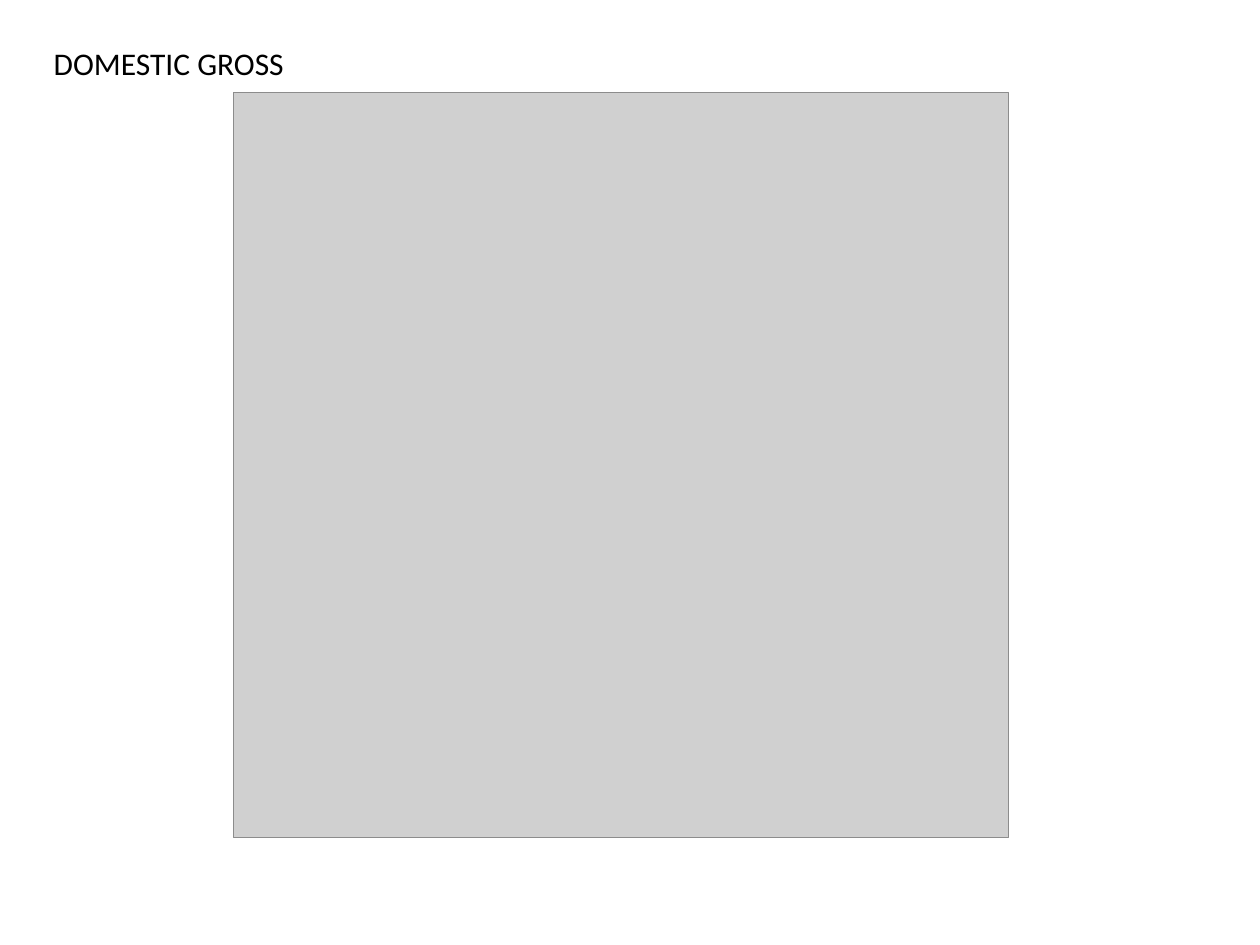
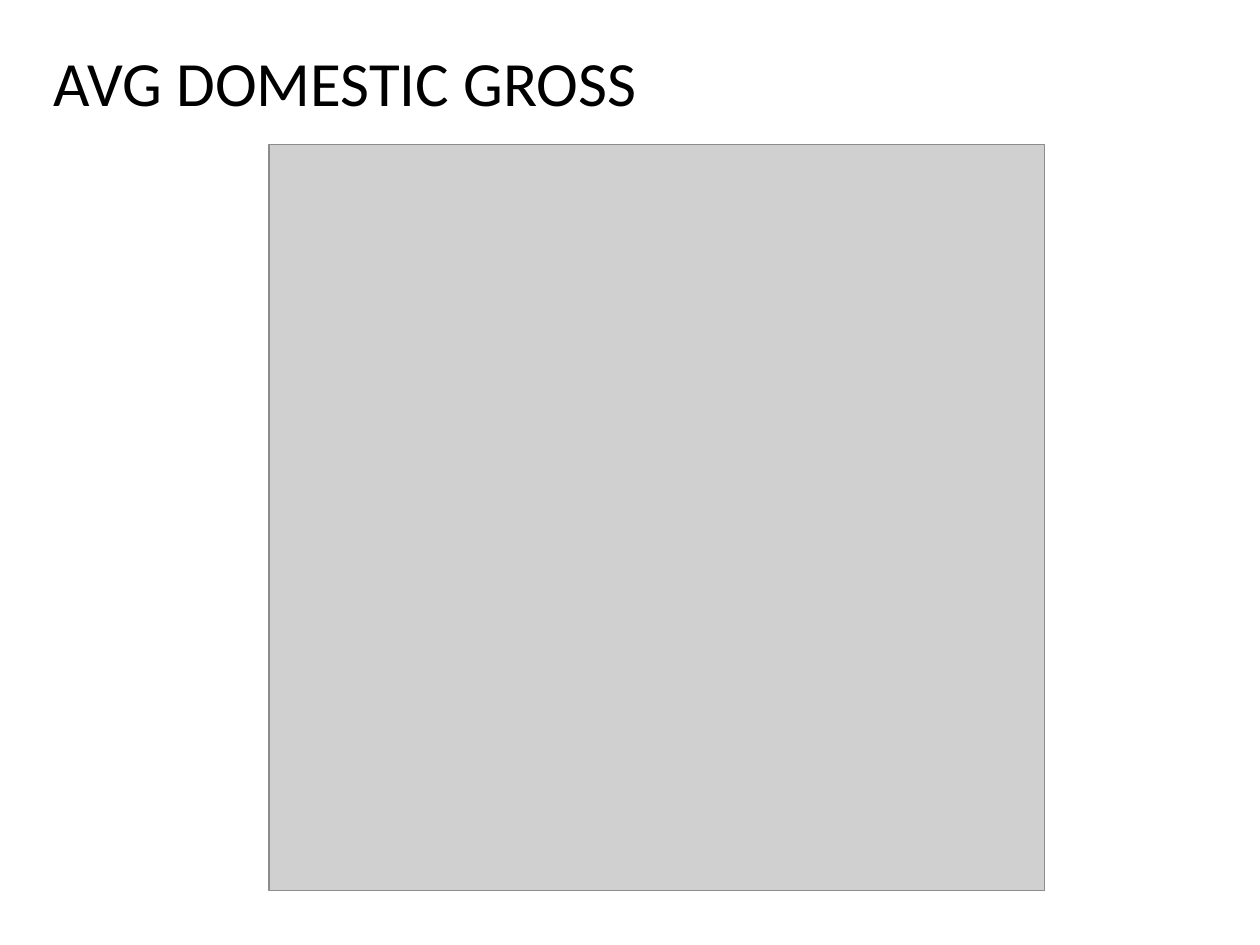
Before and after one commit to karmacelina/predicting_movie_widest_release, a slide deck: slide 10 of Luther_presentation.pptx. Drawn at 1260x945 pixels with LibreOffice and Linux fonts; fonts in the diff are those of the drawing; grey boxes stand for pictures. Boxes give left, top, right and bottom in pixels: in the first picture for what was removed or moved away, otherwise in the second. Text is boxed around its words. In the diff, an @@ line names an element or a change of style, - is before the commit and + after.

```diff
--- a/Luther_presentation.pptx
+++ b/Luther_presentation.pptx
@@ text at bbox=[54, 65, 637, 107]: text changed; size 18 to 36 pt @@
-DOMESTIC GROSS
+AVG DOMESTIC GROSS
@@ picture: place and size @@
-picture at bbox=[233, 92, 1008, 838]
+picture at bbox=[270, 145, 1045, 891]
```
Also in this commit, not shown: 5 other slides changed, 3 slides added, 3 slides removed.
